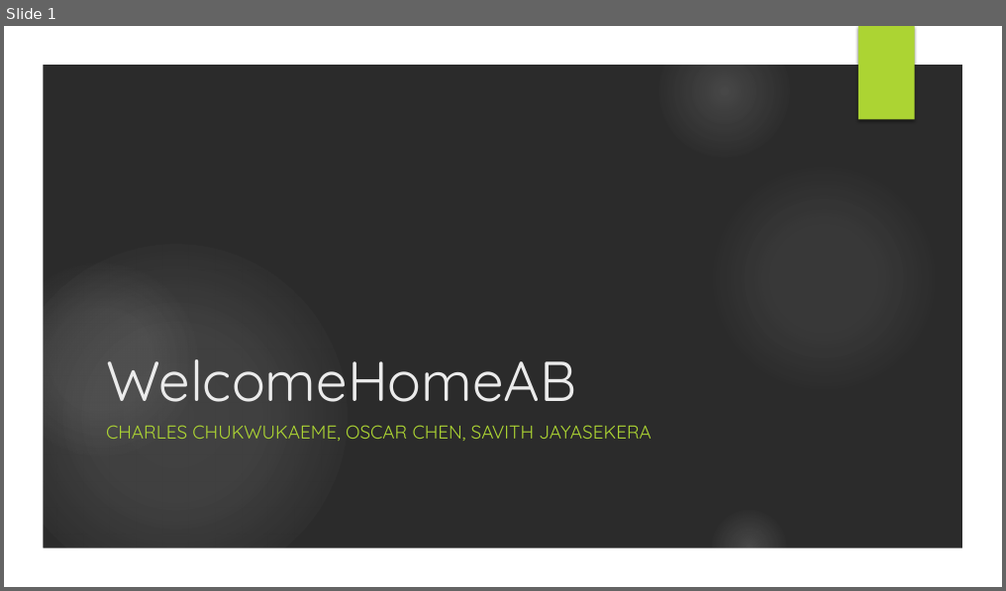
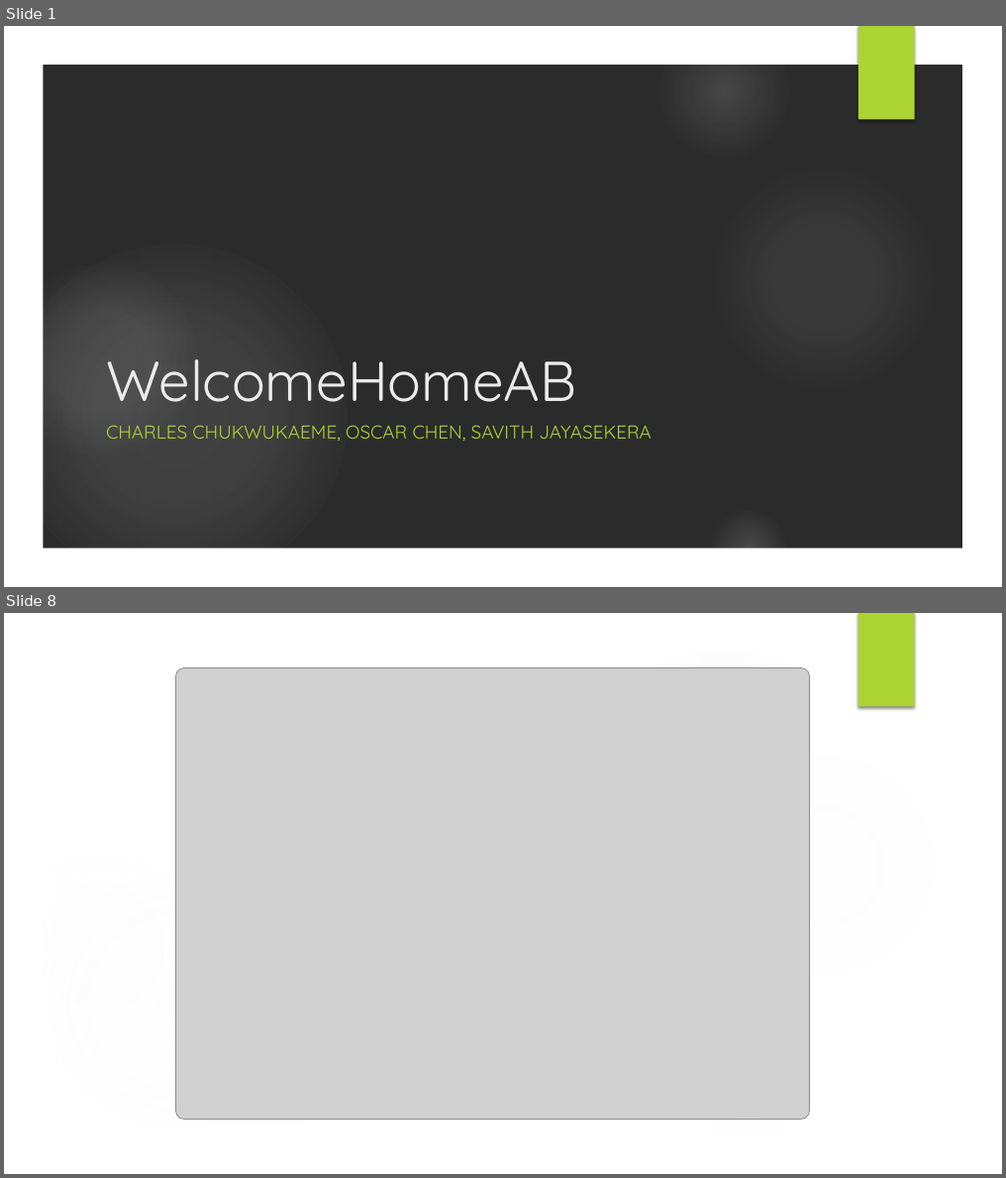
Before and after one commit to savithcj/HouseListingAB, a slide deck: Presentation/WelcomeHomeAB.pptx. Shown one above the other, each under a label of ours: slide 1 before the commit, slides 1 and 8 after it; the slides between them are not shown. The pictures are 1006x591 and 1006x1178 pixels, drawn with LibreOffice and Linux fonts; fonts in the diff are those of the drawing; grey boxes stand for pictures; background and template pictures are left out; a plain dark background stands for a picture behind light text. Boxes give left, top, right and bottom in pixels: in the first picture for what was removed or moved away, otherwise in the second. Text is boxed around its words. In the diff, an @@ line names an element or a change of style, - is before the commit and + after.

```diff
--- a/Presentation/WelcomeHomeAB.pptx
+++ b/Presentation/WelcomeHomeAB.pptx
@@ slide 8 added at (4,613,1002,1174), background picture (left out); not listed: 5 template elements that a slide beside it also shows @@
@@ group added at (4,613,1002,1174): 5 ellipses, 1 freeform shape @@
@@ rectangle added at (858,613,915,707), fill #ACD433 @@
@@ picture added at (176,667,810,1119) @@
@@ freeform shape added at (698,738,971,819), fill #FFFFFF at 20% opacity @@
@@ freeform shape added at (42,765,964,1137), fill #FFFFFF @@
```
Also in this commit, not shown: 1 slide changed, 5 other slides added, 8 other files.
